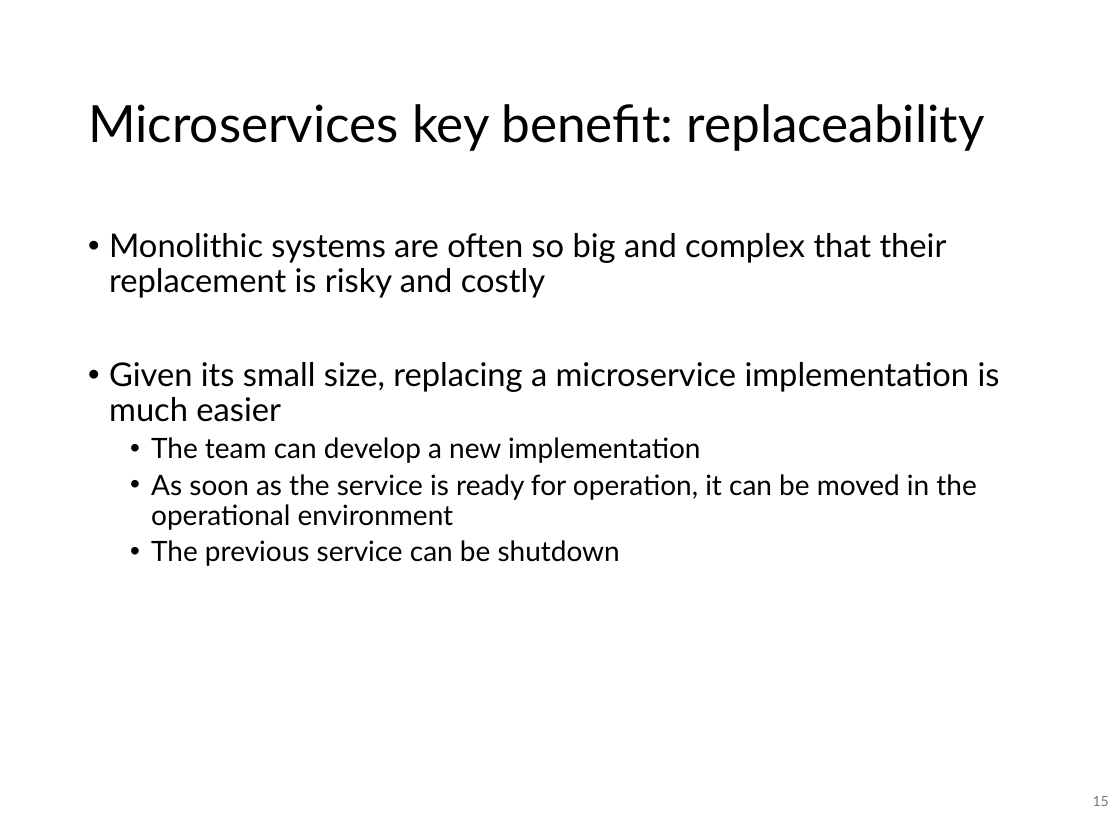
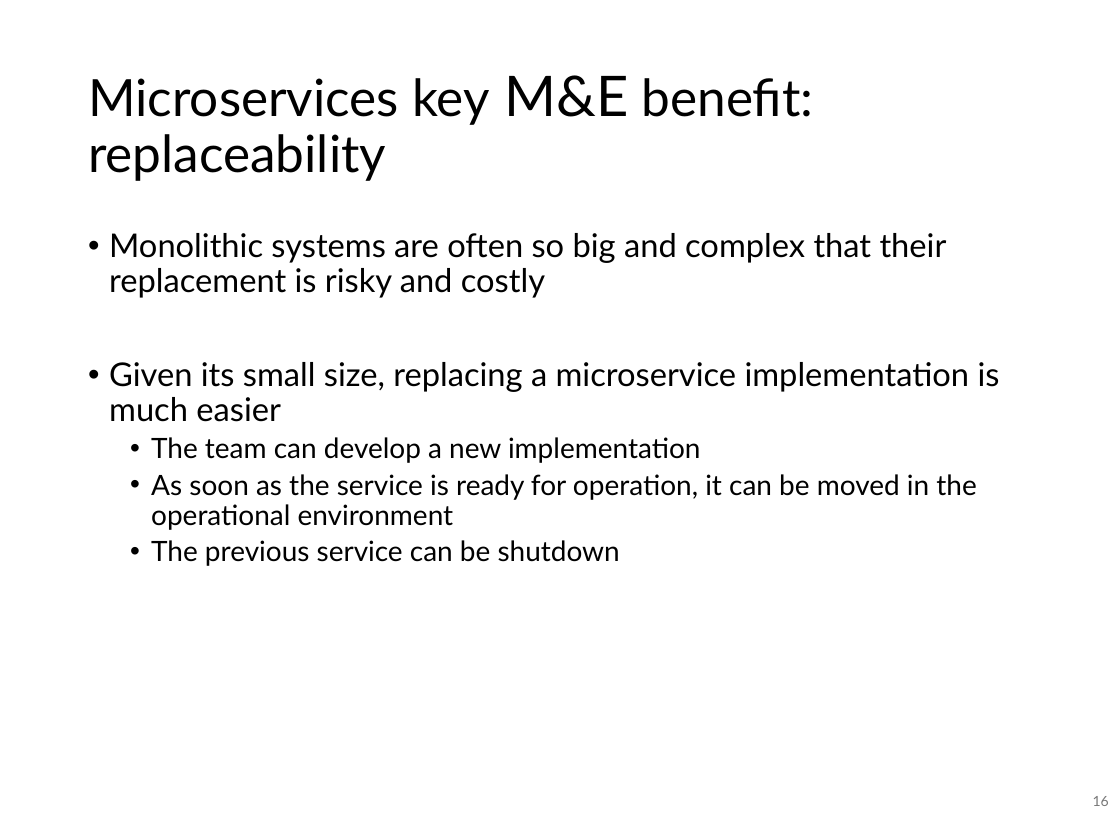
Before and after one commit to SannioEvolution/Material, a slide deck: slide 16 of 20 - Orchestration and AIOps.pptx (slide 15 before the commit). Drawn at 1120x840 pixels with LibreOffice and Linux fonts; fonts in the diff are those of the drawing. Boxes give left, top, right and bottom in pixels: in the first picture for what was removed or moved away, otherwise in the second. Text is boxed around its words. In the diff, an @@ line names an element or a change of style, - is before the commit and + after.

```diff
--- a/20 - Orchestration and AIOps.pptx
+++ b/20 - Orchestration and AIOps.pptx
@@ title at box(88, 75, 814, 181): text changed @@
-Microservices key benefit: replaceability
+Microservices key M&E benefit: replaceability
@@ page number at box(1093, 796, 1109, 806): text changed @@
-15
+16
```
Also in this commit, not shown: 12 other slides changed, 6 slides added, 1 slide removed, 1 other file.
